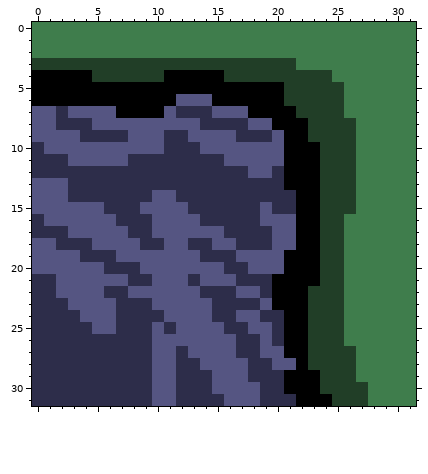
Two states of a pixel-art sprite, graphics/ground/ground_top_right.png. The picture above is the old version.
The file is 32x32 pixels.
New version:
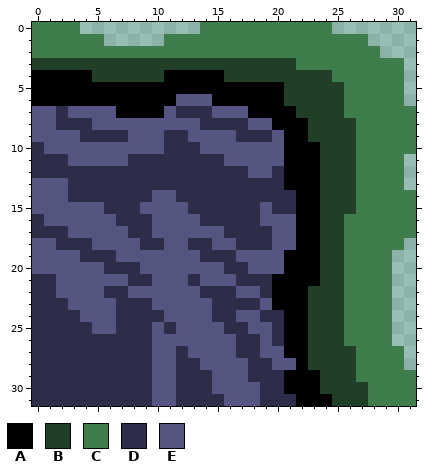
Palette (. is transparent): A #000000  B #213e27  C #3f7d4c  D #2d2d4a  E #555582
Log entry: Added a top padded grass block
Difference:
Colour C is gone in row 0 at x 4 to 13 and 25 to 31; in row 1 at x 6 to 10 and 28 to 31; in row 2 at x 29 to 31; in rows 3 to 6 at x 31; in rows 11 to 13 at x 31; in row 18 at x 31.
Colour C is gone in rows 19 to 26 at x 30 to 31; in rows 27 to 28 at x 31.
Where, in picture pixels (left, top, right, bottom), the same in both pictures:
erased: (80, 22, 200, 46)
erased: (332, 22, 416, 190)
erased: (392, 238, 416, 370)
